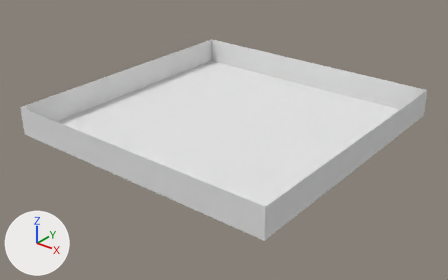
Two versions of the Blender file examples/fps_game/data/example_level/example_level.blend, one commit apart.
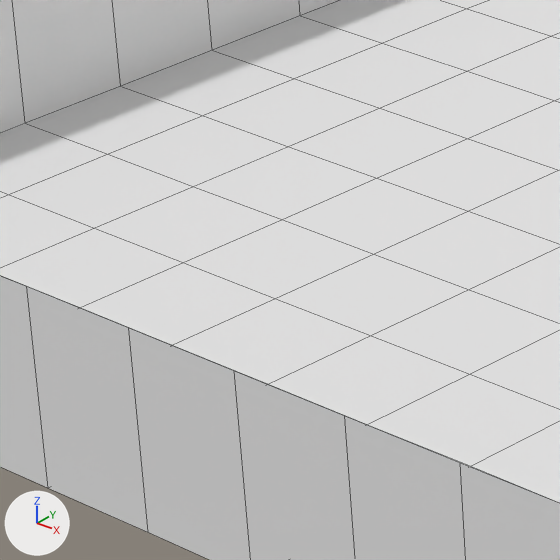
The first picture shows the older version from a camera (50 mm lens) standing at (49.1, -62.9, 36.3) and looking at (0.4, -1.9, -1.6). The close-ups show both versions on the part from 18% to 36% of the width and 33% to 62% of the height of that picture; other places that the commit changed are outside them. Every picture has the same lights, and +X, +Y and +Z are marked at lower left. The close-ups show mesh edges as thin lines.
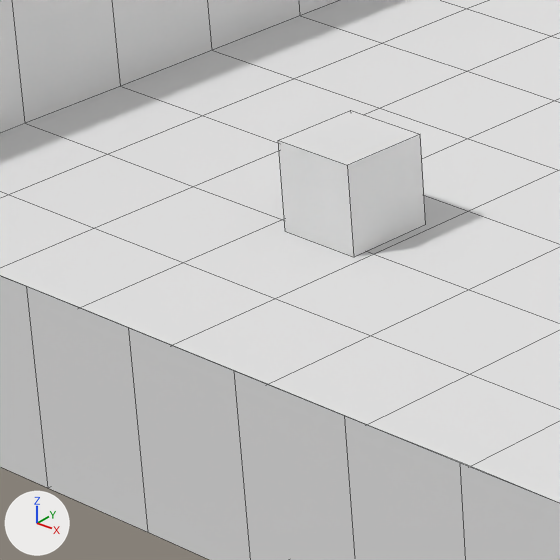
Changed parts and their boxes [x1, y1, x2, y2] in the close-ups (560 x 560 px):
'CasResKnight.001', added
    after: [278, 110, 426, 257]

Patch to the scene script:
```diff
--- a/examples/fps_game/data/example_level/example_level.blend.py
+++ b/examples/fps_game/data/example_level/example_level.blend.py
@@ me_cube_001 @@
+me_cube_001.from_pydata(...)  # a box spanning x -1.0..1.0, y -1.0..1.0, z -1.0..1.0
@@ ob_casresknight_001 @@
+ob_casresknight_001 = bpy.data.objects.new('CasResKnight.001', me_cube_001)
+ob_casresknight_001.location = (-10.54, -8.69, 1.0)
```
